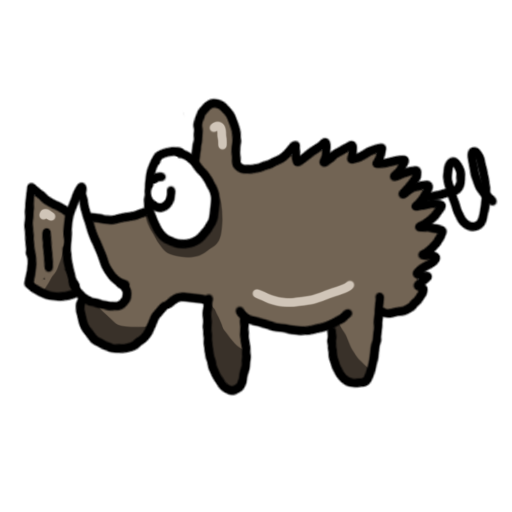
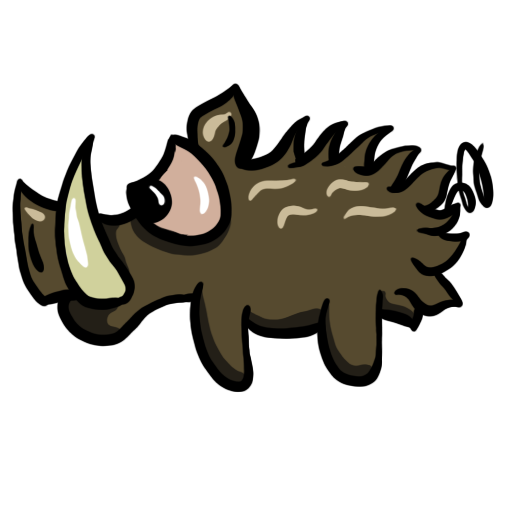
Before/after of a 512×512 layered artwork. What changed in the layer stack:
added layer "Ebene 13" above "Ebene 10" over 148, 176, 210, 215
added layer "Ebene 10" above "Ebene 16" over 12, 83, 494, 393
added layer "Ebene 16" above "Ebene 12" over 67, 197, 89, 268
added layer "Ebene 12" above "Ebene 15" over 62, 143, 226, 303
added layer "Ebene 15" above "Ebene 14" over 24, 111, 397, 245
added layer "Ebene 14" above "Ebene 11" over 65, 215, 416, 385
added layer "Ebene 11" above "Gruppe 3" over 17, 95, 464, 385
moved "Ebene 6" into group "Gruppe 3" over 22, 97, 498, 397
moved "Gruppe 2" into group "Gruppe 3" over 12, 83, 498, 397
moved "Ebene 8" into group "Gruppe 3" over 66, 151, 215, 307
